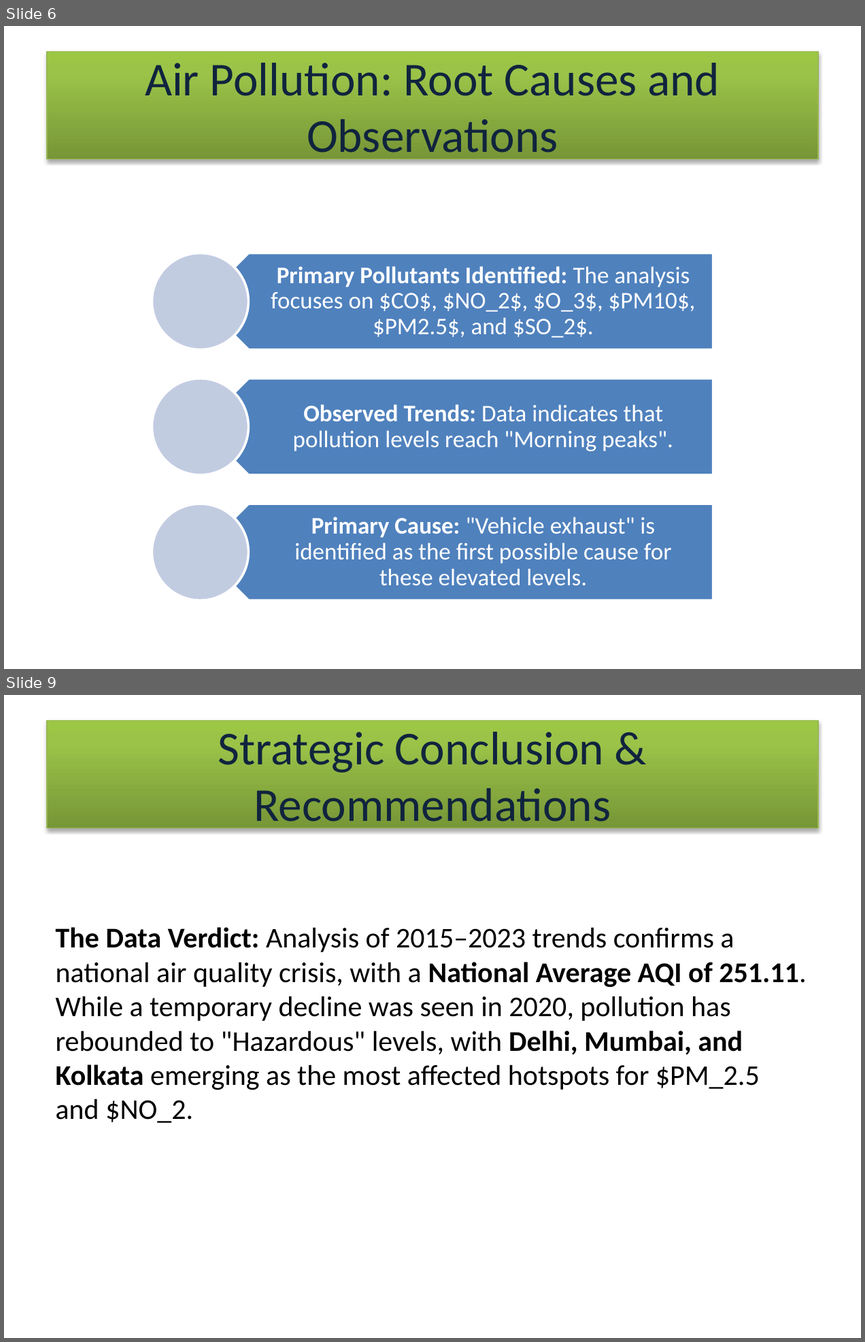
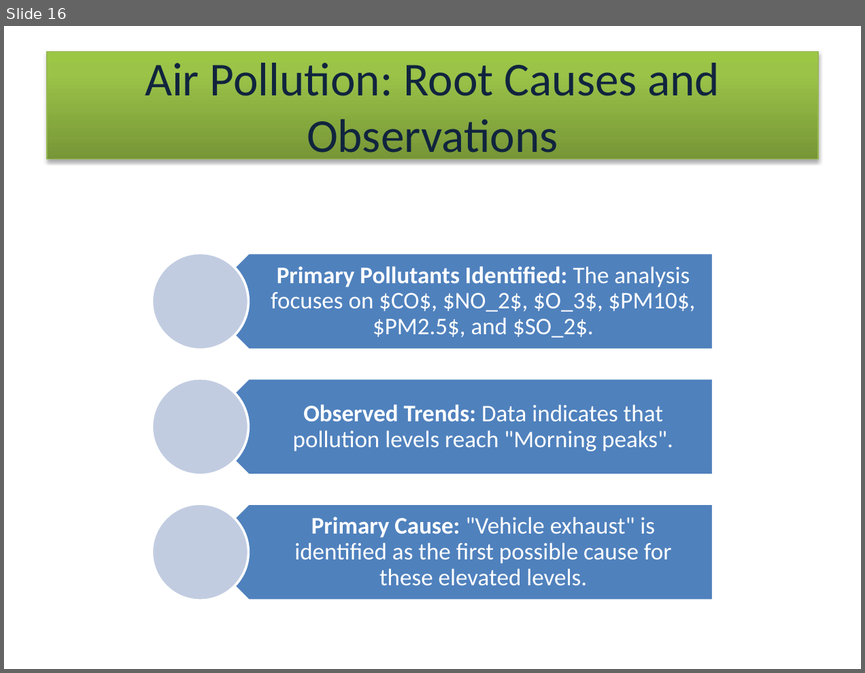
Before and after one commit to lopa3399/IT-anudip, a slide deck: PowerBI/project/The Air We Breathe.pptx. Shown one above the other, each under a label of ours: slides 6 and 9 before the commit, slide 16 after it; the slides between them are not shown. The pictures are 865x1342 and 865x673 pixels, drawn with LibreOffice and Linux fonts; fonts in the diff are those of the drawing. Boxes give left, top, right and bottom in pixels: in the first picture for what was removed or moved away, otherwise in the second. Text is boxed around its words. In the diff, an @@ line names an element or a change of style, - is before the commit and + after.

```diff
--- a/PowerBI/project/The Air We Breathe.pptx
+++ b/PowerBI/project/The Air We Breathe.pptx
@@ slide 9 removed at (x1=4, y1=695, x2=861, y2=1338), background #FFFFFF @@
@@ title removed at (x1=47, y1=721, x2=818, y2=828) @@
-Strategic Conclusion & Recommendations
@@ text removed at (x1=56, y1=927, x2=806, y2=1123) @@
-The Data Verdict: Analysis of 2015–2023 trends confirms a national air quality crisis, with a National Average AQI of 251.11. While a temporary decline was seen in 2020, pollution has rebounded to "Hazardous" levels, with Delhi, Mumbai, and Kolkata emerging as the most affected hotspots for $PM_2.5 and $NO_2.
@@ what was slide 6 is now slide 16 @@
```
Also in this commit, not shown: 4 slides changed, 11 slides added, 2 other slides removed, 25 other files.
